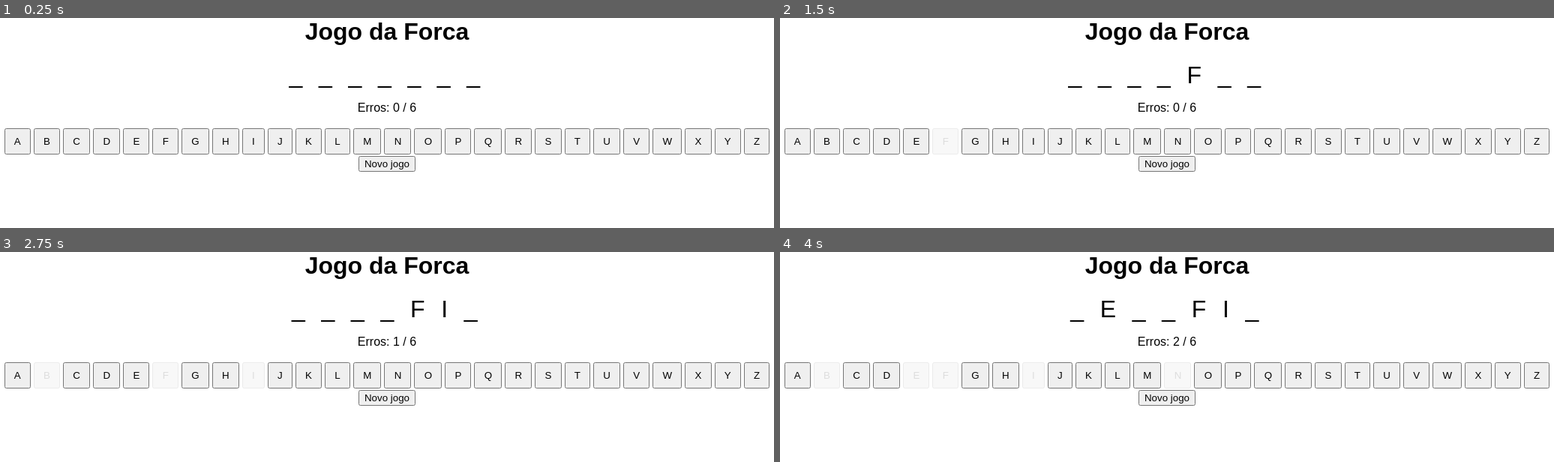
Above: before the commit, frames 1-4 (two rows, left to right).
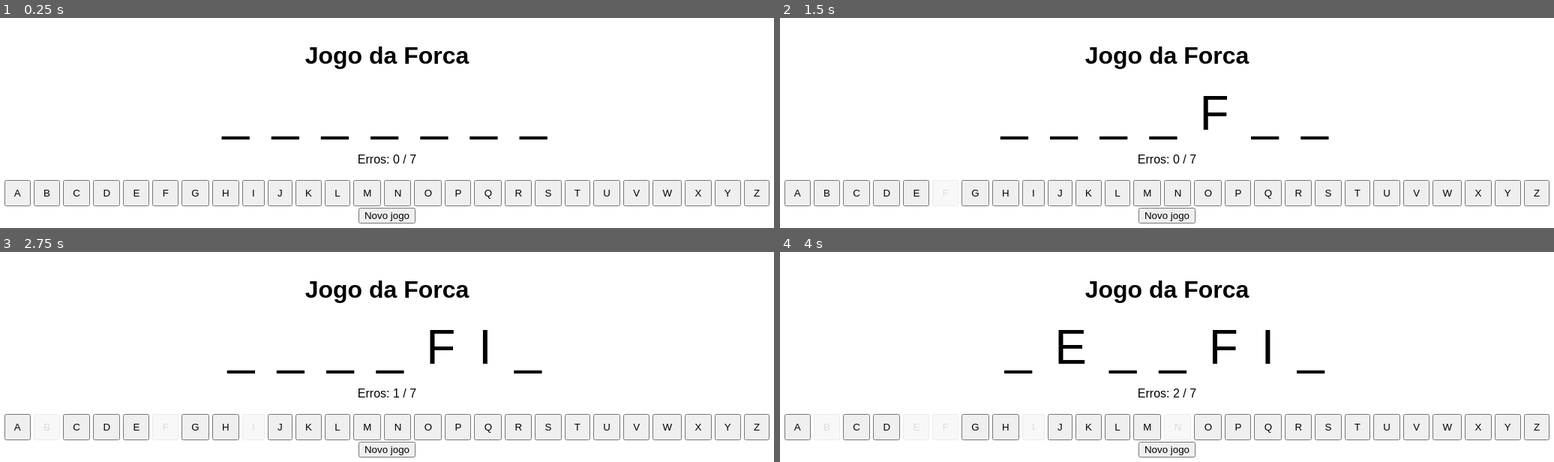
Above: after the commit, the same moments.

Repository: profDaniStein/JogoForca
Game: browser game, page forca.html
Two runs of this game, one before a commit and one after it. Both use one fixed random seed, a clock stepped at 60 frames per second and the inputs below.
Inputs:
- Up to frame 1 (0.25 s): no input
- Up to frame 2 (1.5 s): click "F" at 1.27 s
- Up to frame 3 (2.75 s): click "I" at 1.87 s; click "B" at 2.47 s
- Up to frame 4 (4 s): click "E" at 3.07 s; click "N" at 3.67 s

The runs differ from the first frame. In frame 1, 5.7% of the frame differs, in the area x 0-100%, y 2-98%; in frame 2, 5.8%; in frame 3, 5.6%; in frame 4, 5.7%.

Commit message:
atualiozação

Diff:
--- a/forca.html
+++ b/forca.html
@@ -2,7 +2,7 @@
 <html lang="pt-BR">
 <head>
   <meta charset="UTF-8">
-  <meta name="viewport" content="width=device-width, initial-scale=1.25">
+  <meta name="viewport" content="width=device-width, initial-scale=1.0">
   <title>Forca — JogaMente</title>
   <style>
     /*
@@ -11,8 +11,8 @@
       O JavaScript da lógica não deve mexer em estilos diretamente,
       apenas alterar textos, habilitar/desabilitar botões e atualizar a interface.
     */
-    body { font-family: Arial, sans-serif; text-align: center; margin: 2rem; }
-    #palavra { font-size: 2rem; letter-spacing: .4rem; margin: 1rem; }
+    body { font-family: Arial, sans-serif; text-align: center; margin: 4rem; }
+    #palavra { font-size: 4rem; letter-spacing: .4rem; margin: 1rem; }
     #teclado button { margin: 2px; padding: .5rem .7rem; }
     #teclado button:disabled { opacity: .4; }
   </style>
@@ -44,7 +44,7 @@
     const PALAVRAS = ['OPORTUNIDADE', 'DESCONTO', 'RECOMPENSA', 'PONTUACAO', 'DESAFIO'];
 
     // Número máximo de erros antes do jogador perder.
-    const MAX_ERROS = 6;
+    const MAX_ERROS = 7;
 
     // ===== Parte B: ESTADO =====
     // A variável estado guarda o momento atual da partida.
